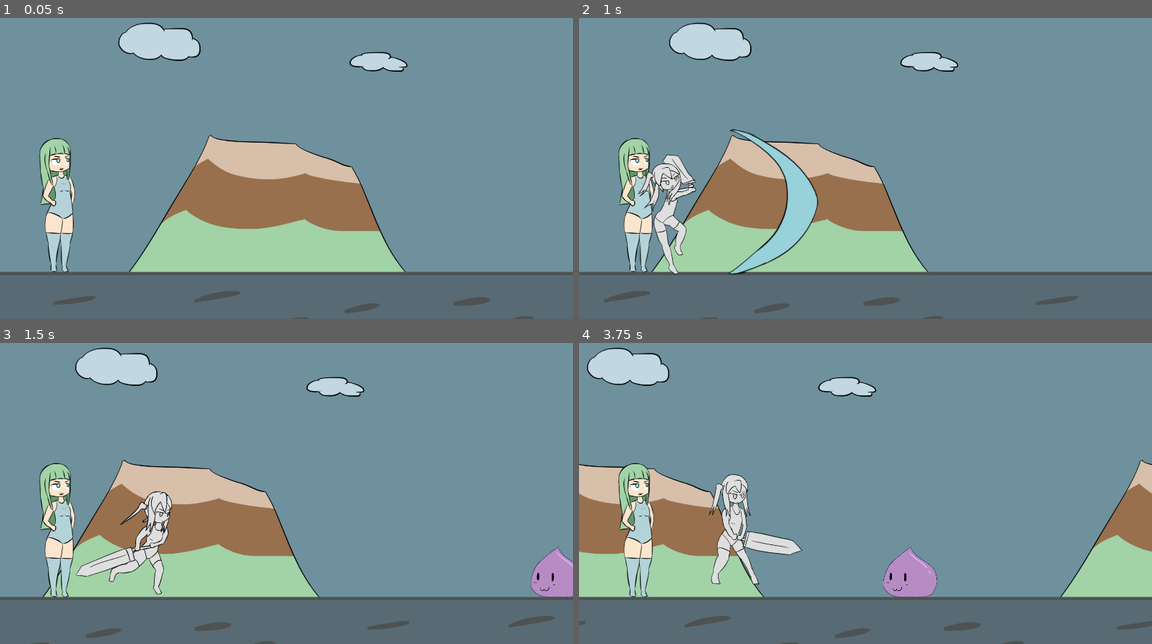
Above: before the commit, frames 1-4 (two rows, left to right).
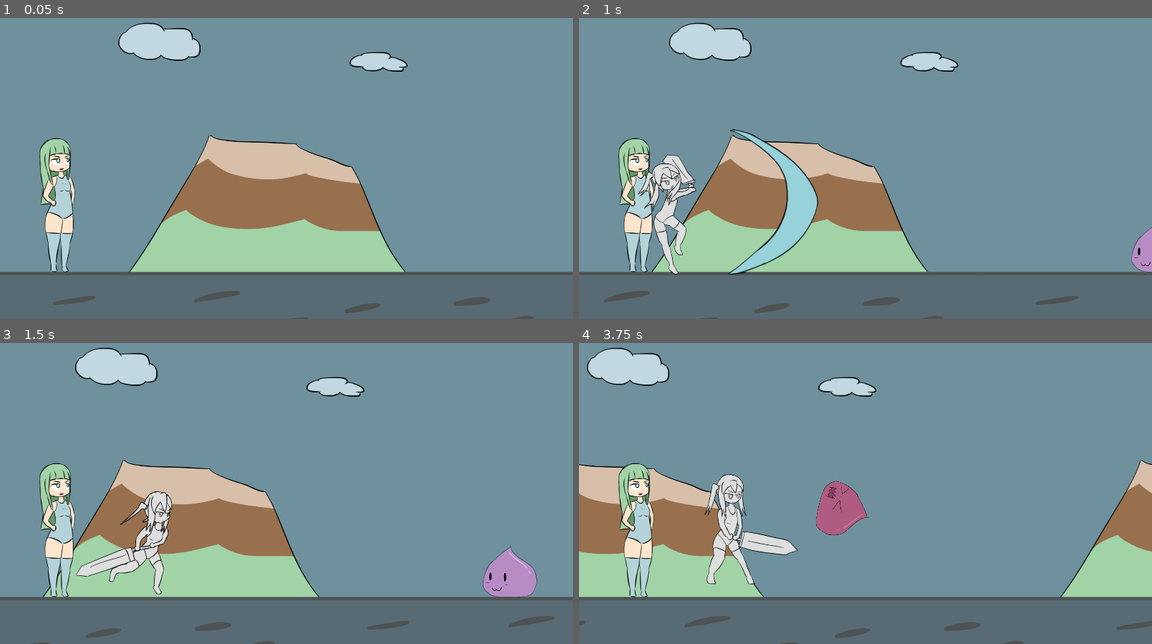
Above: after the commit, the same moments.

Repository: BeatMil/Animurun
Game: Godot game, scene res://Scenes/Forest.tscn
Same seed, same stepped clock (60 frames per second), same inputs: the game is played once before the commit and once after it.
Inputs:
- Up to frame 1 (0.05 s): no input
- Up to frame 2 (1 s): tap Enter (ui_accept) at 0.5, 0.77 s
- Up to frame 3 (1.5 s): no input
- Up to frame 4 (3.75 s): tap Enter (ui_accept) at 1.52, 3.02 s

Frame 1 is identical in both runs. In frame 2, 0.4% of the frame differs, in the area x 96-100%, y 69-85%; in frame 3, 2.0%; in frame 4, 3.8%, in the area x 21-63%, y 43-85%.

Commit message:
Slime can bump Chiichan and respawn

Diff:
--- a/Nodes/Slime.tscn
+++ b/Nodes/Slime.tscn
@@ -3,7 +3,10 @@
 [ext_resource type="Script" path="res://Scripts/Slime.gd" id="1_veqpa"]
 [ext_resource type="Texture2D" uid="uid://dc2yr8fulgylt" path="res://Media/sprites/slime_spritesheet.png" id="2_65awk"]
 
-[sub_resource type="Animation" id="Animation_0yhxo"]
+[sub_resource type="RectangleShape2D" id="RectangleShape2D_y7vn5"]
+size = Vector2(192, 172)
+
+[sub_resource type="Animation" id="Animation_q5iy4"]
 resource_name = "idle"
 length = 0.001
 tracks/0/type = "value"
@@ -19,7 +22,7 @@
 "values": [1]
 }
 
-[sub_resource type="Animation" id="Animation_63apm"]
+[sub_resource type="Animation" id="Animation_jfkii"]
 length = 0.001
 tracks/0/type = "value"
 tracks/0/imported = false
@@ -33,10 +36,22 @@
 "update": 1,
 "values": [1]
 }
+tracks/1/type = "value"
+tracks/1/imported = false
+tracks/1/enabled = true
+tracks/1/path = NodePath("SlimeSpritesheet:modulate")
+tracks/1/interp = 1
+tracks/1/loop_wrap = true
+tracks/1/keys = {
+"times": PackedFloat32Array(0),
+"transitions": PackedFloat32Array(1),
+"update": 0,
+"values": [Color(1, 1, 1, 1)]
+}
 
-[sub_resource type="Animation" id="Animation_ns8c2"]
+[sub_resource type="Animation" id="Animation_8usju"]
 resource_name = "hurt"
-length = 0.001
+length = 2.0
 tracks/0/type = "value"
 tracks/0/imported = false
 tracks/0/enabled = true
@@ -49,16 +64,25 @@
 "update": 1,
 "values": [0]
 }
-
-[sub_resource type="AnimationLibrary" id="AnimationLibrary_bfc5r"]
-_data = {
-"RESET": SubResource("Animation_63apm"),
-"hurt": SubResource("Animation_ns8c2"),
-"idle": SubResource("Animation_0yhxo")
+tracks/1/type = "value"
+tracks/1/imported = false
+tracks/1/enabled = true
+tracks/1/path = NodePath("SlimeSpritesheet:modulate")
+tracks/1/interp = 1
+tracks/1/loop_wrap = true
+tracks/1/keys = {
+"times": PackedFloat32Array(0, 0.2),
+"transitions": PackedFloat32Array(1, 1),
+"update": 0,
+"values": [Color(0.898039, 0.156863, 0.188235, 1), Color(1, 1, 1, 1)]
 }
 
-[sub_resource type="RectangleShape2D" id="RectangleShape2D_y7vn5"]
-size = Vector2(192, 172)
+[sub_resource type="AnimationLibrary" id="AnimationLibrary_yhx8y"]
+_data = {
+"RESET": SubResource("Animation_jfkii"),
+"hurt": SubResource("Animation_8usju"),
+"idle": SubResource("Animation_q5iy4")
+}
 
 [node name="Slime" type="RigidBody2D"]
 gravity_scale = 2.0
@@ -66,18 +90,24 @@
 contact_monitor = true
 script = ExtResource("1_veqpa")
 
+[node name="VisibleOnScreenNotifier2D" type="VisibleOnScreenNotifier2D" parent="."]
+position = Vector2(3.8147e-06, -3.50001)
+scale = Vector2(9.6, 8.65)
+
 [node name="SlimeSpritesheet" type="Sprite2D" parent="."]
 scale = Vector2(0.5, 0.5)
 texture = ExtResource("2_65awk")
 hframes = 2
 frame = 1
 
-[node name="AnimationPlayer" type="AnimationPlayer" parent="."]
-root_node = NodePath("")
-libraries = {
-"": SubResource("AnimationLibrary_bfc5r")
-}
-
 [node name="CollisionShape2D" type="CollisionShape2D" parent="."]
 position = Vector2(0, -4)
 shape = SubResource("RectangleShape2D_y7vn5")
+
+[node name="AnimationPlayer" type="AnimationPlayer" parent="."]
+libraries = {
+"": SubResource("AnimationLibrary_yhx8y")
+}
+
+[connection signal="body_entered" from="." to="." method="_on_body_entered"]
+[connection signal="screen_exited" from="VisibleOnScreenNotifier2D" to="." method="_on_visible_on_screen_notifier_2d_screen_exited"]
--- a/Scenes/Forest.tscn
+++ b/Scenes/Forest.tscn
@@ -258,8 +258,9 @@
 [node name="CollisionShape2D" type="CollisionShape2D" parent="GroundBody"]
 shape = SubResource("RectangleShape2D_iy05h")
 
-[node name="Chiichan" type="RigidBody2D" parent="."]
+[node name="Chiichan" type="RigidBody2D" parent="." groups=["chiichan"]]
 position = Vector2(492, 737)
+lock_rotation = true
 script = ExtResource("6_o6v6y")
 
 [node name="ChiichanPos" type="Node2D" parent="Chiichan"]
@@ -292,6 +293,6 @@
 position = Vector2(454, -144)
 
 [node name="EnemySpawnPos" type="Marker2D" parent="."]
-position = Vector2(2400, 804)
+position = Vector2(2400, 837)
 
 [connection signal="animation_finished" from="Chiichan/AnimationPlayer" to="Chiichan" method="_on_animation_player_animation_finished"]
--- a/Scripts/Forest.gd
+++ b/Scripts/Forest.gd
@@ -12,4 +12,5 @@
 func spawn_slime():
 	var slime = SLIME.instantiate()
 	slime.position = $"EnemySpawnPos".position
+	slime.connect("ded", spawn_slime)
 	add_child(slime)
--- a/Scripts/Slime.gd
+++ b/Scripts/Slime.gd
@@ -1,5 +1,34 @@
 extends RigidBody2D
 
 
-func _integrate_forces(state):
-	linear_velocity = Vector2(-500, 0)
+# Config
+var is_moving = true
+
+
+# Signals
+signal ded
+
+
+func _integrate_forces(_state):
+	if is_moving:
+		linear_velocity = Vector2(-500, 0)
+
+
+func _on_body_entered(body):
+	if body.is_in_group("chiichan"):
+		is_moving = false
+		turn_off_all_collision()
+		apply_impulse(Vector2(2000, -2000))
+		apply_torque_impulse(100000)
+		$"AnimationPlayer".play("hurt")
+
+
+
+func turn_off_all_collision():
+	collision_layer = 0b00000000000000000000
+	collision_mask = 0b00000000000000000000
+
+
+func _on_visible_on_screen_notifier_2d_screen_exited():
+	emit_signal("ded")
+	queue_free()
--- a/project.godot
+++ b/project.godot
@@ -36,7 +36,7 @@
 
 [physics]
 
-2d/default_gravity=9800.0
+2d/default_gravity=1960.0
 
 [rendering]
 
